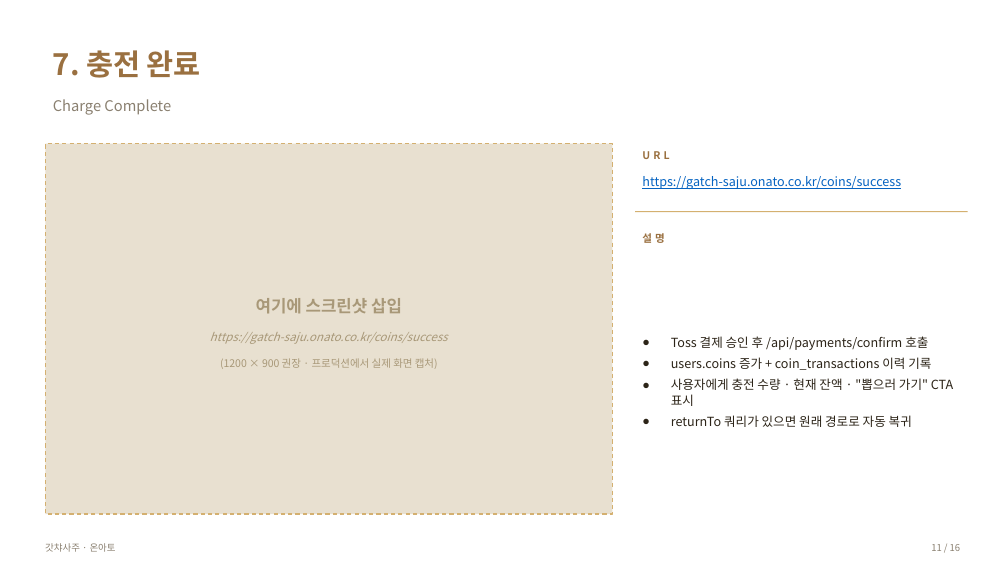
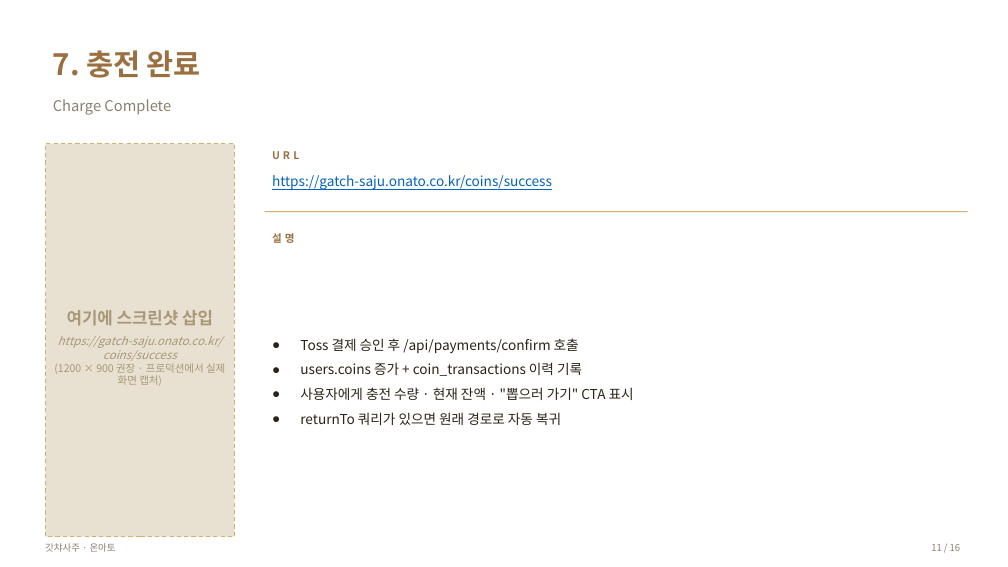
Before and after one commit to Kyun92/gatch-saju, a slide deck: slide 11 of docs/toss-payment-flow.pptx. Drawn at 1008x567 pixels with LibreOffice and Linux fonts; fonts in the diff are those of the drawing. Boxes give left, top, right and bottom in pixels: in the first picture for what was removed or moved away, otherwise in the second. Text is boxed around its words. In the diff, an @@ line names an element or a change of style, - is before the commit and + after.

```diff
--- a/docs/toss-payment-flow.pptx
+++ b/docs/toss-payment-flow.pptx
@@ rectangle: place and size @@
-rectangle at (45, 144, 613, 514)
+rectangle at (45, 144, 234, 537)
@@ text "URL": place and size @@
-text "URL" at (642, 151, 669, 159)
+text "URL" at (272, 151, 299, 159)
@@ text "https://gatch-saju.onato.co.kr/coins/success": place and size @@
-text "https://gatch-saju.onato.co.kr/coins/success" at (642, 176, 901, 189)
+text "https://gatch-saju.onato.co.kr/coins/success" at (272, 175, 552, 190)
@@ text "https://gatch-saju.onato.co.kr/coins/success" at (272, 175, 552, 190): size 12 to 13 pt @@
@@ text "설명": place and size @@
-text "설명" at (642, 233, 664, 243)
+text "설명" at (272, 233, 294, 243)
@@ line moved from (635, 212) - (968, 212) to (265, 212) - (968, 212) @@
@@ text "Toss 결제 승인 후 /api/payments/confirm ...": place and size @@
-text "Toss 결제 승인 후 /api/payments/confirm ..." at (671, 336, 953, 427)
+text "Toss 결제 승인 후 /api/payments/confirm ..." at (300, 338, 634, 425)
@@ text "Toss 결제 승인 후 /api/payments/confirm ..." at (300, 338, 634, 425): size 12 to 13 pt; more space between paragraphs @@
@@ text "여기에 스크린샷 삽입": place and size @@
-text "여기에 스크린샷 삽입" at (256, 298, 402, 314)
+text "여기에 스크린샷 삽입" at (67, 310, 213, 326)
@@ text "https://gatch-saju.onato.co.kr/coins/success" rewrapped from (210, 332, 448, 344) to (58, 336, 223, 361) @@
@@ text "(1200 × 900 권장 · ..." rewrapped from (220, 358, 438, 369) to (54, 363, 225, 386) @@
```
Also in this commit, not shown: 9 other slides changed, 18 other files.
